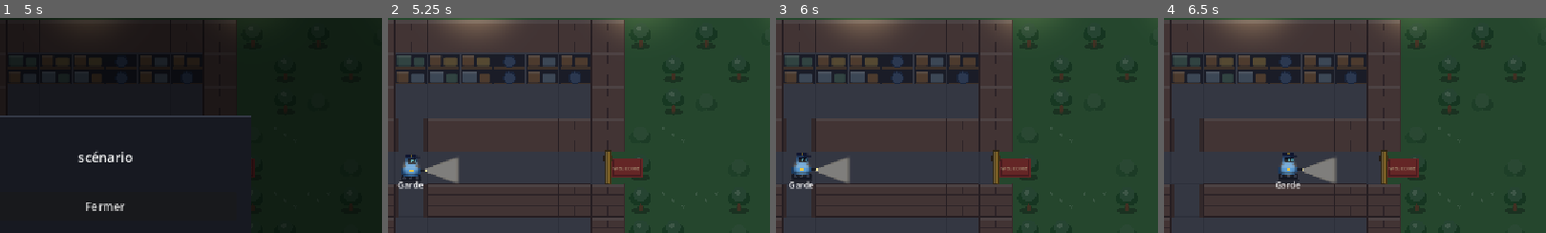
Above: before the commit, frames 1-4 (left to right).
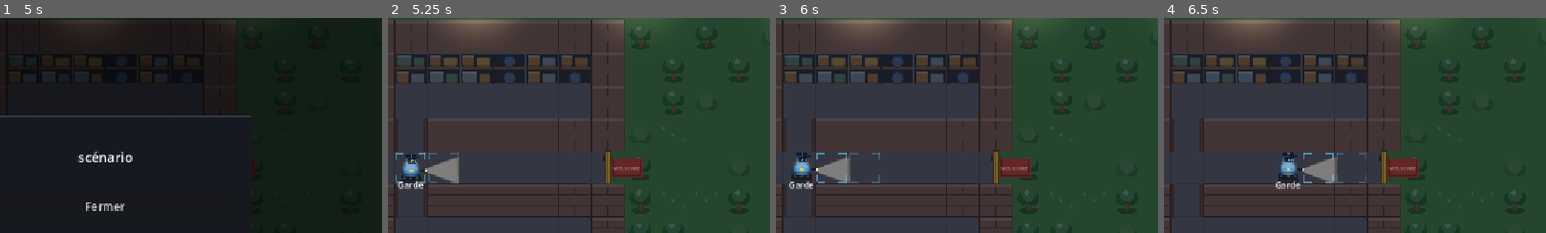
Above: after the commit, the same moments.

Repository: YohanPoirier/jeu_securite
Game: Godot game, scene res://main.tscn
The game is run twice, just before and just after one commit, with the same random seed, the same clock (stepped at 60 frames per second) and the same inputs.
Inputs (mouse positions are % of the whole screen's width and height, from its top left):
- Up to frame 1 (5 s): click "Nouvelle attaque ▾" at 0.5 s; click "Nouvelle attaque ▾" at 1.25 s; click "▶ Lancer" at 2 s; click "■ Arrêter" at 2.75 s; click (46, 95) at 3.52 s; click "▤ Sorties" at 4.25 s
- Up to frame 2 (5.25 s): click "Fermer" at 5 s
- Up to frame 3 (6 s): click "▶ Lancer" at 5.75 s
- Up to frame 4 (6.5 s): no input
The pictures show only the part of the screen within x 36-86%, y 13-63%; the shares and areas given below are measured in that part.

Frame 1 is identical in both runs. In frame 2, 0.2% of the frame differs, in the area x 2-19%, y 62-77%; in frame 3, 0.2%, in the area x 10-28%, y 62-77%; in frame 4, 0.2%.

Commit message:
Portes : forcées depuis l'extérieur, ouverture à l'approche du voleur, réouverture instantanée à la sortie ; marqueurs discrets (coins) pour voleurs et robots
Co-Authored-By: Claude Sonnet 5.5 <noreply@anthropic.com>
Claude-Session: https://claude.ai/code/session_01Qn8oNbxsrQNPS2EWgssgFJ

Diff:
--- a/levels/niveau_02.json
+++ b/levels/niveau_02.json
@@ -13,7 +13,7 @@
    3,
    12
   ],
-  "periode": 6
+  "periode": 7
  },
  "syntaxe": [
   "boucle_while",
--- a/levels/niveau_03.json
+++ b/levels/niveau_03.json
@@ -14,7 +14,7 @@
    10
   ],
   "ecart": 8,
-  "periode": 6
+  "periode": 8
  },
  "syntaxe": [
   "boucle_while",
--- a/scripts/rail_view.gd
+++ b/scripts/rail_view.gd
@@ -290,6 +290,16 @@
 
 
 ## Noms, « clic : programmer » et cerveau : par-dessus la nuit, pour rester lisibles.
+## Quatre petits coins autour d'une case.
+func _marker(rc: Rect2, col: Color) -> void:
+	var r := rc.grow(-3.0)
+	var l := rc.size.x * 0.22
+	for corner in [[r.position, Vector2(1, 0), Vector2(0, 1)], [Vector2(r.end.x, r.position.y), Vector2(-1, 0), Vector2(0, 1)],
+			[Vector2(r.position.x, r.end.y), Vector2(1, 0), Vector2(0, -1)], [r.end, Vector2(-1, 0), Vector2(0, -1)]]:
+		_hud.draw_line(corner[0], corner[0] + corner[1] * l, col, 2.0)
+		_hud.draw_line(corner[0], corner[0] + corner[2] * l, col, 2.0)
+
+
 func _draw_hud() -> void:
 	if world == null:
 		return
@@ -297,13 +307,14 @@
 	var lay := _layout()
 	var cell: float = lay.cell
 	var slots := _slots()
-	# marqueur de case : la case que le voleur occupe réellement (celle que voient vu() et assommer())
+	# marqueurs de case discrets (coins) : voleurs en rouge, robots en bleu (+ la case devant, plus pâle)
 	for it in world.intruders:
 		if it.state == "actif":
-			var mrc := _cell_rect(lay, lay.k + it.x, RAIL_ROW + it.ry).grow(-2.0)
-			var pulse := 0.5 + 0.5 * sin(Time.get_ticks_msec() / 280.0)
-			_hud.draw_rect(mrc, Color(1.0, 0.30, 0.25, 0.10 + 0.06 * pulse))
-			_hud.draw_rect(mrc, Color(1.0, 0.38, 0.30, 0.55 + 0.25 * pulse), false, 2.0)
+			_marker(_cell_rect(lay, lay.k + it.x, RAIL_ROW + it.ry), Color(1.0, 0.40, 0.32, 0.50))
+	for rb in world.robots:
+		if not rb.hs:
+			_marker(_cell_rect(lay, lay.k + rb.pos, RAIL_ROW), Color(0.45, 0.85, 1.0, 0.50))
+			_marker(_cell_rect(lay, lay.k + rb.pos + rb.facing, RAIL_ROW), Color(0.45, 0.85, 1.0, 0.22))
 	for i in world.robots.size():
 		var rb: Dictionary = world.robots[i]
 		var sl: Dictionary = _slot(slots, "r" + str(rb.id))
@@ -509,16 +520,27 @@
 	var state := "ferme"
 	if world != null:
 		state = String(world.gates[gate_i].state)
-	var target := 0.0
-	match state:
-		"force", "ouverte":  # un voleur est sur la porte : grande ouverte
-			target = deg_to_rad(88.0)
-		"entrouverte":
-			target = deg_to_rad(26.0)
-	_gate_angle[gate_i] = move_toward(_gate_angle[gate_i], target, 0.09)
+	var forced: bool = world != null and world.gates[gate_i].forced
+	var gx: float = -1.0 if gate_i == 0 else float(world.length) if world != null else 0.0
+	var target := deg_to_rad(26.0) if forced else 0.0  # déverrouillée : se referme, mais reste entrouverte
+	var near := false
+	if world != null:
+		for it in world.intruders:
+			if it.state == "actif":
+				var vp := _thief_visual(it)
+				if absf(vp.x - gx) < 0.75 and absf(vp.y) < 0.5:
+					near = true  # un voleur est à la porte : elle s'ouvre en grand devant lui
+	var wobble := 0.0
+	if near:
+		target = deg_to_rad(88.0)
+	elif state == "force":
+		wobble = deg_to_rad(5.0) * sin(Time.get_ticks_msec() / 60.0) + deg_to_rad(5.0)  # elle résiste, secouée
+	var speed := 0.35 if target > _gate_angle[gate_i] else 0.06  # ouverture vive, fermeture lente
+	_gate_angle[gate_i] = move_toward(_gate_angle[gate_i], target, speed)
+	var shown: float = _gate_angle[gate_i] + wobble
 	var hinge_top := left_side
 	var hinge := Vector2(cx, rc.position.y if hinge_top else rc.end.y)
-	draw_set_transform(hinge, _gate_angle[gate_i], Vector2.ONE)
+	draw_set_transform(hinge, shown, Vector2.ONE)
 	var slab := Rect2(-w / 2.0, 0.0 if hinge_top else -rc.size.y, w, rc.size.y)
 	draw_rect(slab, C_DOOR)
 	draw_rect(Rect2(slab.position, Vector2(slab.size.x * 0.4, slab.size.y)), C_DOOR.lightened(0.25))
@@ -527,7 +549,7 @@
 	draw_rect(Rect2(slab.position.x - 3.0, hy, 3.0, 8.0), Color(0.30, 0.22, 0.10))
 	draw_rect(Rect2(slab.end.x, hy, 3.0, 8.0), Color(0.30, 0.22, 0.10))
 	draw_set_transform(Vector2.ZERO, 0.0, Vector2.ONE)
-	if _gate_angle[gate_i] != target:
+	if _gate_angle[gate_i] != target or state == "force":
 		queue_redraw()  # on continue d'animer jusqu'à la position voulue
 
 
--- a/scripts/world.gd
+++ b/scripts/world.gd
@@ -44,7 +44,7 @@
 var seed_used := 0
 var rng := RandomNumberGenerator.new()
 var taken: Dictionary = {}  # étagères déjà vidées : Vector2i(colonne, ±3) -> true
-var gates: Array = [{"state": "ferme"}, {"state": "ferme"}]  # porte gauche, porte droite (ferme | force | entrouverte | ouverte)
+var gates: Array = [{"state": "ferme", "forced": false}, {"state": "ferme", "forced": false}]  # porte gauche, porte droite ; state : ferme | force ; forced : déjà déverrouillée
 var _reserved: Dictionary = {}
 const START_OUT := 4
 const STEAL_TICKS := 3  # durée pour prendre l'objet  # les voleurs partent à cette distance en dehors de l'écran
@@ -75,7 +75,7 @@
 			"spawn": spawn, "side": side, "dir": side, "periode": periode, "t0": 0, "forcer": forcer,
 			"x": x0, "ry": 0, "px": x0, "py": 0, "pos": x0, "prev": x0,
 			"state": "attente", "phase": "arrivee", "path": [], "loot": false, "target": Vector2i.ZERO,
-			"face": side, "escaped": false,
+			"face": side, "escaped": false, "exit_gate": 0,
 			"until": 0, "wf": Vector2i(x0, 0), "wt": Vector2i(x0, 0), "ws": 0,
 			"pwf": Vector2i(x0, 0), "pwt": Vector2i(x0, 0), "pws": 0,
 		})
@@ -219,6 +219,7 @@
 	while cx != gate:
 		cx += 1 if gate > cx else -1
 		out.append(Vector2i(cx, 0))
+	out.append(Vector2i(gate - 1 if go_left else gate + 1, 0))  # puis dehors
 	return out
 
 
@@ -262,6 +263,7 @@
 
 
 ## Fin de l'activité en cours : arrivée sur la case visée, puis décision de la suite.
+## Les portes : case « porte » en -1 et length ; juste devant (dehors) en -2 et length+1.
 func _finish(it: Dictionary) -> void:
 	var arrived: bool = it.wt != Vector2i(it.x, it.ry)
 	if arrived:
@@ -270,17 +272,21 @@
 		it.pos = it.x
 	match it.phase:
 		"arrivee":
-			if (it.side == 1 and it.x == -1) or (it.side == -1 and it.x == length):
-				it.phase = "force"
+			if (it.side == 1 and it.x == -2) or (it.side == -1 and it.x == length + 1):
+				it.phase = "force"  # il force la porte, depuis l'extérieur
 				gates[_gate_index(it)].state = "force"
 				_pause(it, it.forcer)
 			else:
 				_walk(it, Vector2i(it.x + it.side, 0))
 		"force":
+			gates[_gate_index(it)].state = "ferme"
+			gates[_gate_index(it)].forced = true
+			it.phase = "porte"
+			_walk(it, Vector2i(it.x + it.side, 0))  # sur la porte
+		"porte":
 			it.phase = "entree"
-			_walk(it, Vector2i(it.x + it.side, 0))
+			_walk(it, Vector2i(it.x + it.side, 0))  # dans le couloir
 		"entree":
-			gates[_gate_index(it)].state = "entrouverte"  # la porte se referme, mais pas tout à fait
 			var item := _nearest_item(it.x)
 			it.target = item
 			_reserved[item] = true
@@ -298,13 +304,32 @@
 			it.loot = true
 			it.path = _path_out(it.x, it.ry, it.side)
 			it.phase = "fuite"
+			_continue_out(it)
+		"force_sortie":
+			gates[it.exit_gate].state = "ferme"
+			gates[it.exit_gate].forced = true
+			it.phase = "fuite"
 			_walk(it, it.path.pop_front())
 		"fuite":
-			if it.x == -1 or it.x == length:
-				gates[0 if it.x == -1 else 1].state = "ouverte"
+			if it.x == -2 or it.x == length + 1:
 				it.escaped = true  # jugé après les coups de matraque du même tick
 			else:
-				_walk(it, it.path.pop_front())
+				_continue_out(it)
+
+
+## Suite de la fuite : si la prochaine case est une porte encore verrouillée, il la force d'abord ;
+## une porte déjà déverrouillée s'ouvre sans délai.
+func _continue_out(it: Dictionary) -> void:
+	var nxt: Vector2i = it.path[0]
+	if (nxt.x == -1 or nxt.x == length) and nxt.y == 0:
+		var g := 0 if nxt.x == -1 else 1
+		if not gates[g].forced:
+			it.exit_gate = g
+			it.phase = "force_sortie"
+			gates[g].state = "force"
+			_pause(it, it.forcer)
+			return
+	_walk(it, it.path.pop_front())
 
 
 func tick() -> void:
